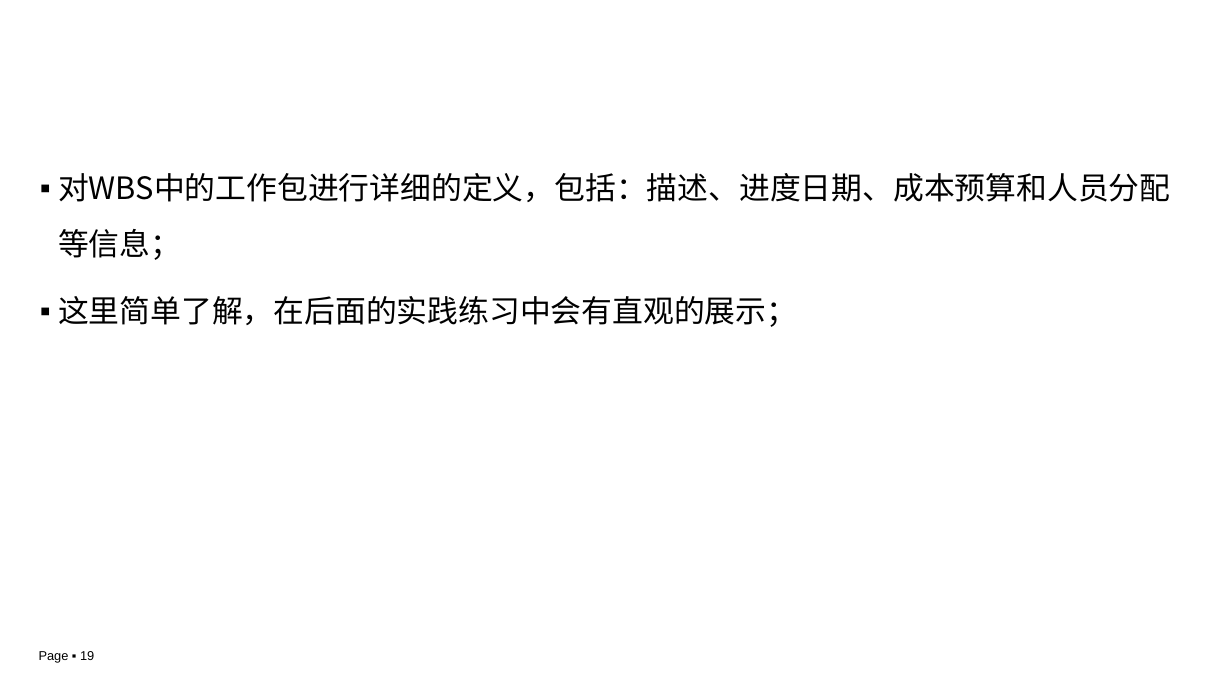
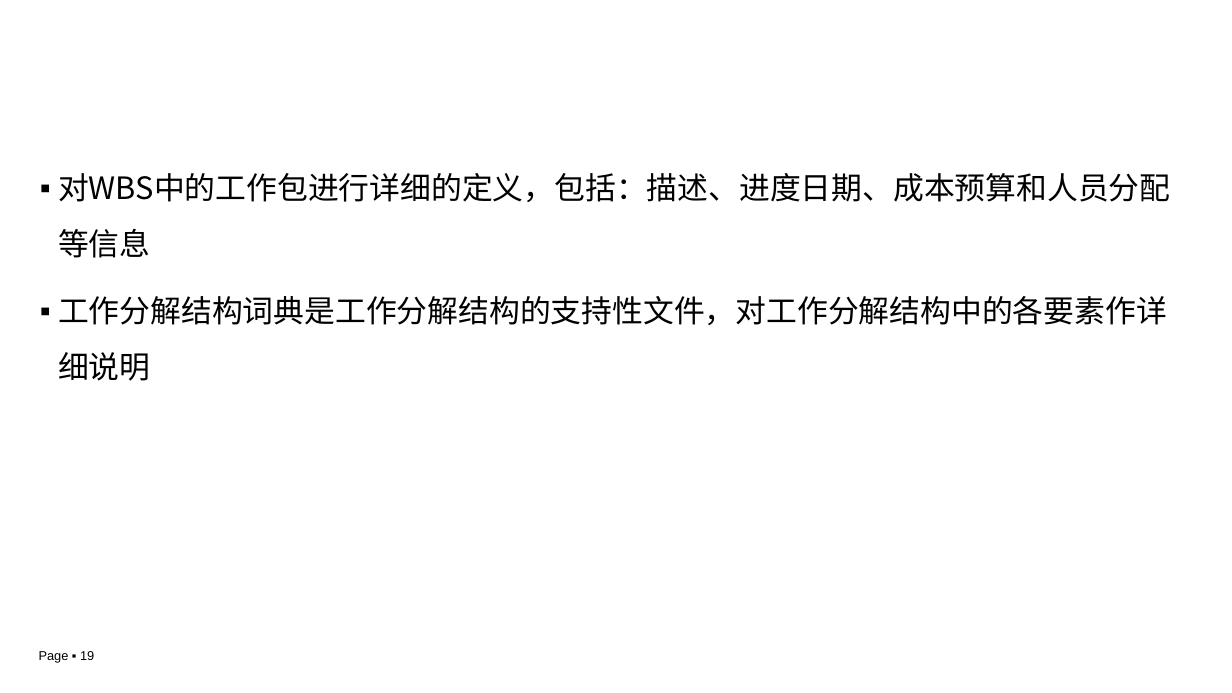
Before and after one commit to edu2act/course-IT-Project-Management, a slide deck: slide 19 of materials/slides/ch03-1.pptx. Drawn at 1232x693 pixels with LibreOffice and Linux fonts; fonts in the diff are those of the drawing; background and template pictures are left out. Boxes give left, top, right and bottom in pixels: in the first picture for what was removed or moved away, otherwise in the second. Text is boxed around its words. In the diff, an @@ line names an element or a change of style, - is before the commit and + after.

Commit message:
modify

```diff
--- a/materials/slides/ch03-1.pptx
+++ b/materials/slides/ch03-1.pptx
@@ text at bbox=[58, 173, 1170, 381]: text changed @@
-▪ 对WBS中的工作包进行详细的定义，包括：描述、进度日期、成本预算和人员分配等信息；
-▪ 这里简单了解，在后面的实践练习中会有直观的展示；
+▪ 对WBS中的工作包进行详细的定义，包括：描述、进度日期、成本预算和人员分配等信息
+▪ 工作分解结构词典是工作分解结构的支持性文件，对工作分解结构中的各要素作详细说明
```
Also in this commit, not shown: 2 other slides changed.
